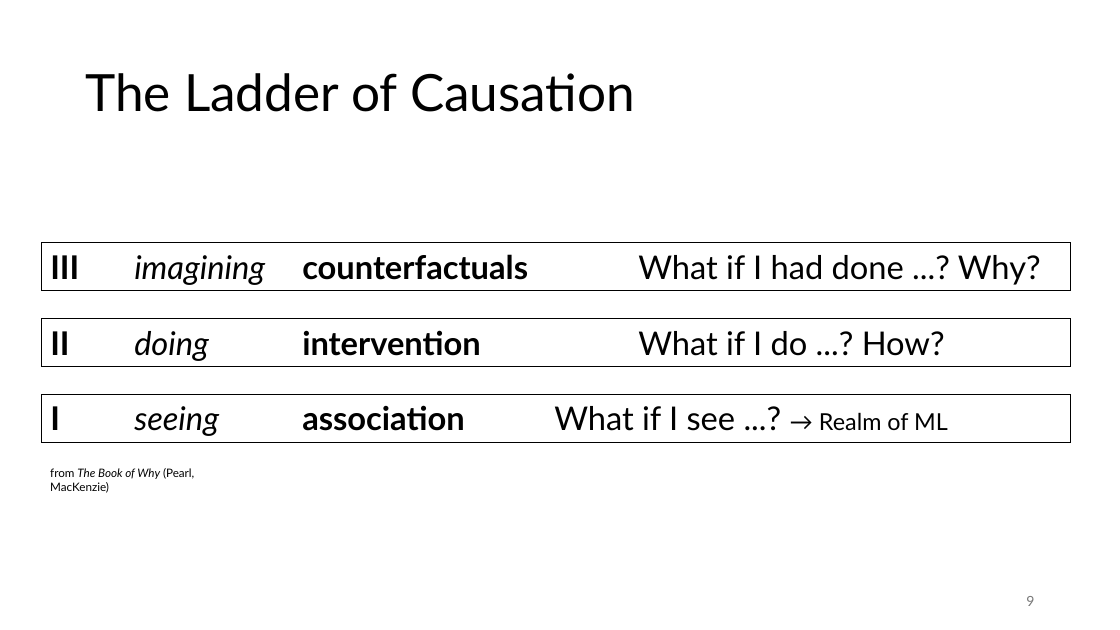
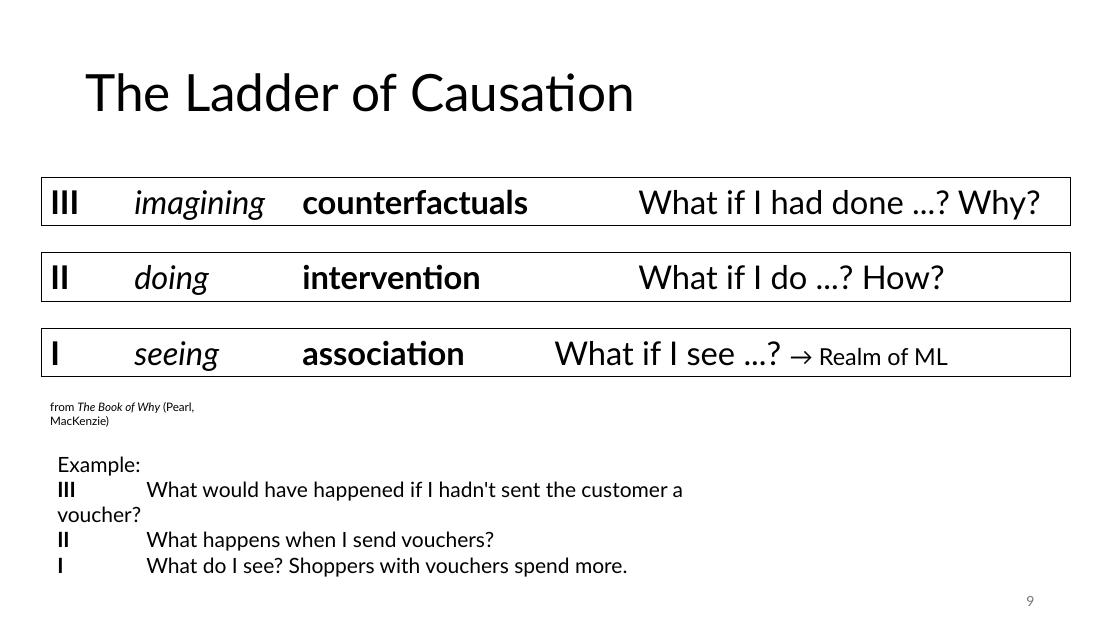
Before and after one commit to FelixWick/data_science, a slide deck: slide 9 of slides/10_causality.pptx. Drawn at 1120x630 pixels with LibreOffice and Linux fonts; fonts in the diff are those of the drawing. Boxes give left, top, right and bottom in pixels: in the first picture for what was removed or moved away, otherwise in the second. Text is boxed around its words. In the diff, an @@ line names an element or a change of style, - is before the commit and + after.

```diff
--- a/slides/10_causality.pptx
+++ b/slides/10_causality.pptx
@@ 3 rectangles, 1 text: place and size @@
-3 rectangles, 1 text at [42, 243, 1070, 493]
+3 rectangles, 1 text at [42, 177, 1070, 427]
@@ text added at [57, 456, 683, 577], 18 pt, text #000000 @@
+Example:
+III What would have happened if I hadn't sent the customer a voucher?
+II What happens when I send vouchers?
+I What do I see? Shoppers with vouchers spend more.
```
Also in this commit, not shown: 3 other slides changed, 1 other file.
